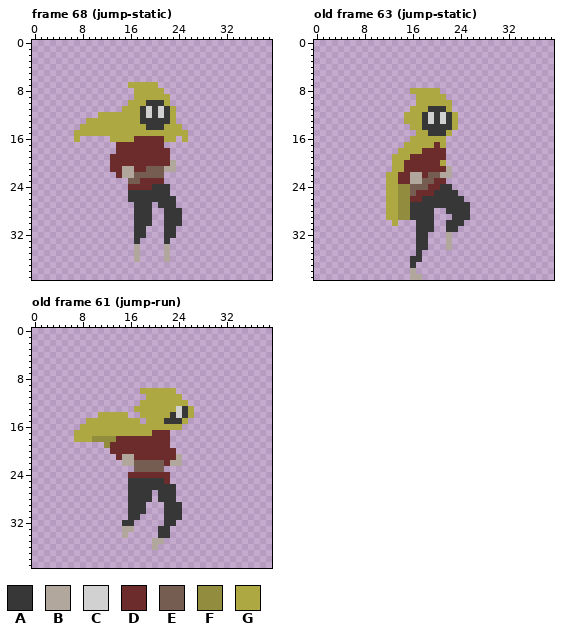
Pixel-art file: aseprite/thaumaturge2.aseprite. That is the earlier state.
40x40 pixels, 68 frames. Colours within 5 levels of each other are drawn and written as one. Shown: frame 68 (jump-static), old frame 63 (jump-static), old frame 61 (jump-run). The commit also changed other frames, which this record leaves out.
Palette (. is transparent): A #373737  B #b2a79d  C #d1d1d1  D #6c2c2c  E #755d52  F #928d3e  G #ada841
Pixels before, frame 68 (jump-static), first column x 7:
 7 .........GGGGG.....
 8 ..........GGGGG....
 9 ..........GGGGGG...
10 .........GGGAAAG...
11 ........GGGACACAG..
12 ....GGGGGGGACACAG..
13 ..GGGGGGGGGAAAAAG..
14 .GGGGGGGGGGGAAAGGG.
15 GGGGGGGGGGGGGGGGGGG
16 G.....GGGGDDDDDGG.G
17 .......DDDDDDDD....
18 .......DDDDDDDDD...
19 ......DDDDDDDDDD...
20 ......DDDDDDDDDDB..
21 ......DDBBDDEEEBB..
22 .......DBBEEEEE....
23 .........EEDDDD....
24 .........DDDDAAA...
25 .........AAAAAAA...
26 .........AAAAAAAA..
27 ..........AAA.AAA..
28 ..........AAA..AAA.
29 ..........AAA..AAA.
30 ..........AAA..AAA.
31 ..........AA...AA..
32 ..........AA...AA..
33 ..........A....A...
34 ..........B....B...
35 ..........B....B...
36 ..........B....B...
Pixels before, old frame 63 (jump-static), first column x 12:
 8 ....GGGGG.....
 9 .....GGGGG....
10 .....GGGGGG...
11 ....GGGAAAG...
12 ...GGGACACAG..
13 ...GGGACACAG..
14 ....GGAAAAAG..
15 .....GGAAAG...
16 ....GGGGGG....
17 ...GGGGGDG....
18 ..GGGGDDDD....
19 .GGGDDDDDD....
20 .GGDDDDDDG....
21 .GGDDDDDDDB...
22 GGDDBBDEEBB...
23 GGDDBBEEDD....
24 GGFFEEEDDAA...
25 GGFFEDDDAAAA..
26 GGFFDDAAAAAAA.
27 GGFFAAAAAAAAAA
28 GGFFAAAA..AAAA
29 GGFFAAAA...AAA
30 .G...AAA..AAA.
31 .....AAA..AA..
32 .....AA...B...
33 .....AA...B...
34 .....AA...B...
35 .....A........
36 ....AA........
37 ....A.........
38 ....B.........
39 ....BB........
Pixels before, old frame 61 (jump-run), first column x 7:
10 ...........GGGGGG...
11 ............GGGGGG..
12 ...........GGGGGGGG.
13 ..........GGGGGGGCAG
14 ....GGGGG..GGGGGACAG
15 ..GGGGGGGGG.GGGAAAG.
16 .GGGGGGGGGGGGGGGGG..
17 GGGGGGGGGGGGGDDD....
18 GGGFFFFDDDDDDDDD....
19 .....FDDDDDDDDDD....
20 ......DDDDDDDDDDD...
21 .......DBBDDDDDDDB..
22 ........BBEEEEEDBB..
23 ..........EEEEE.....
24 .........DDDDDDD....
25 .........AAAAAAD....
26 .........AAAAAAAA...
27 .........AAAA.AAA...
28 .........AAAA.AAA...
29 .........AAA...AAA..
30 .........AAA...AAA..
31 .........AA....AAA..
32 ........AA.....AA...
33 ........BB....AA....
34 ........B.....AA....
35 .............BB.....
36 .............B......
After the commit:
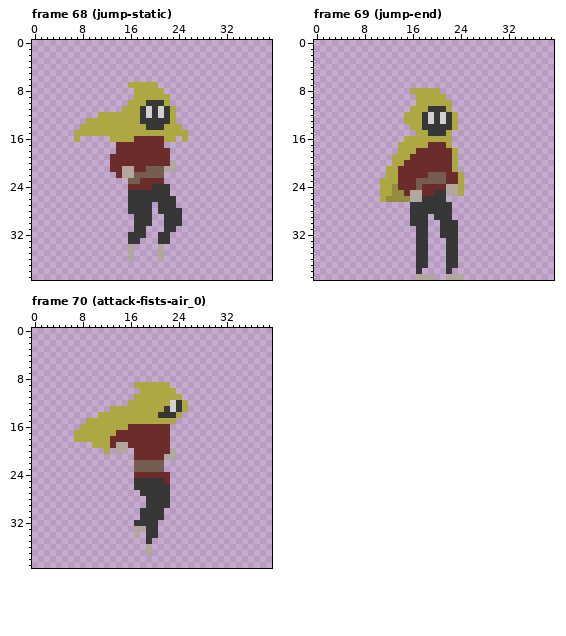
A new or re-ordered frame is compared with the old frame closest to it.
Commit message: jump end and attack fists air animations
Difference:
frames 68 -> 79
Changed rows in their new state; - is an unchanged pixel.
Frame 68 (jump-static), layer "thaumaturge":
first column x 16:
27 A-----
28 A----A
first column x 16:
32 A----A-.
33 A----A--
34 B.---B.-
35 B.---B.-
36 B.---B.-
Frame 69 (jump-end) is new; against old frame 63 (jump-static), layer "thaumaturge":
first column x 11:
16 ----G------G---
17 ---G----D-DG---
18 ------D----DG--
19 -----------DG--
20 ----------DDG--
21 -G-D-------DG--
22 -----DD---EDDG-
23 G----DE--EEDDG-
24 G-FDDD-D--DBBG-
25 G-F-DBB----BBG-
26 GFF--BB----...-
27 -....-------...
28 -....----AA-...
29 -....---.AAA...
30 --.--A--.-A--.-
31 --------.-A----
32 ----------AAA--
33 -----------AA--
34 -----------AA--
35 -------A---AA--
36 -----.-A---AA--
37 -----.AA---AA--
38 -----.A----A---
39 -----.-BB--BBB-
Frame 70 (attack-fists-air_0) is new; against old frame 61 (jump-run), layer "thaumaturge":
first column x 10:
 9 -------GGGGGG----
11 -------GG--------
12 ------GG-----CA--
13 ---GGGG-----ACAG.
14 ------GG---AA-G..
15 --------G---GG..-
16 ------DDDDDDD..--
17 ----DDDDDD-------
18 GGGD-------------
19 GGG-BB-----------
20 --G.BB.------B---
21 ----...-----BB.--
22 -----..-----...--
24 ------.----------
25 ------.----------
26 ------.------.---
27 ------..--A--.---
28 ------...-A--.---
29 ------...AAA-..--
30 ------..-AAA...--
31 ------..AAAA...--
32 -----..AAAA-..---
33 -----..BBAA..----
34 -----.-B-AA..----
35 ---------A..-----
36 ---------B.------
37 ---------B-------
